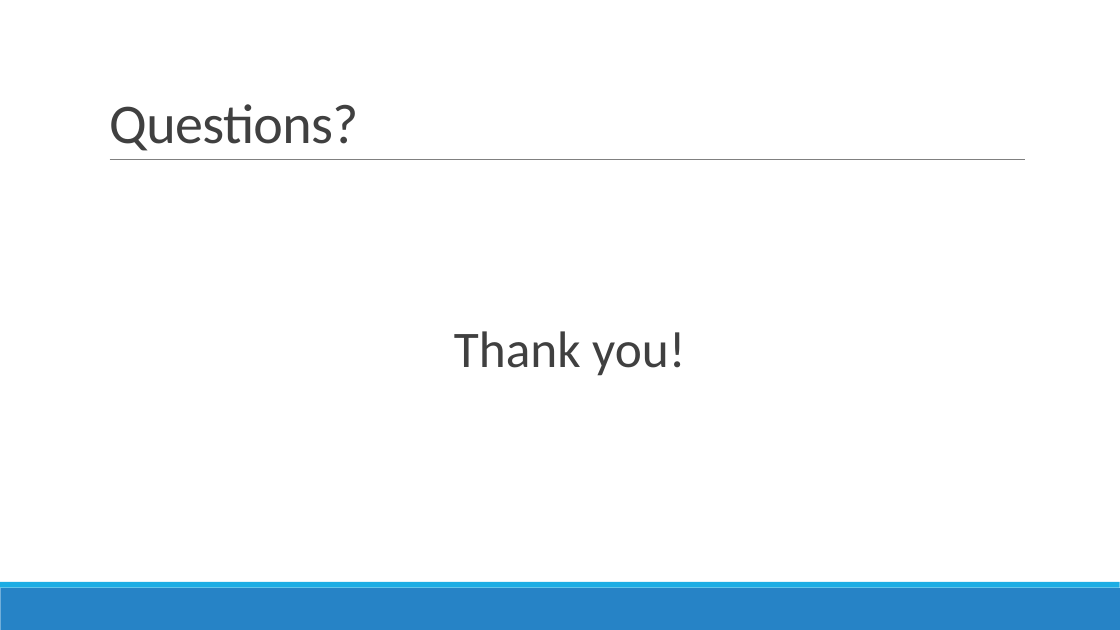
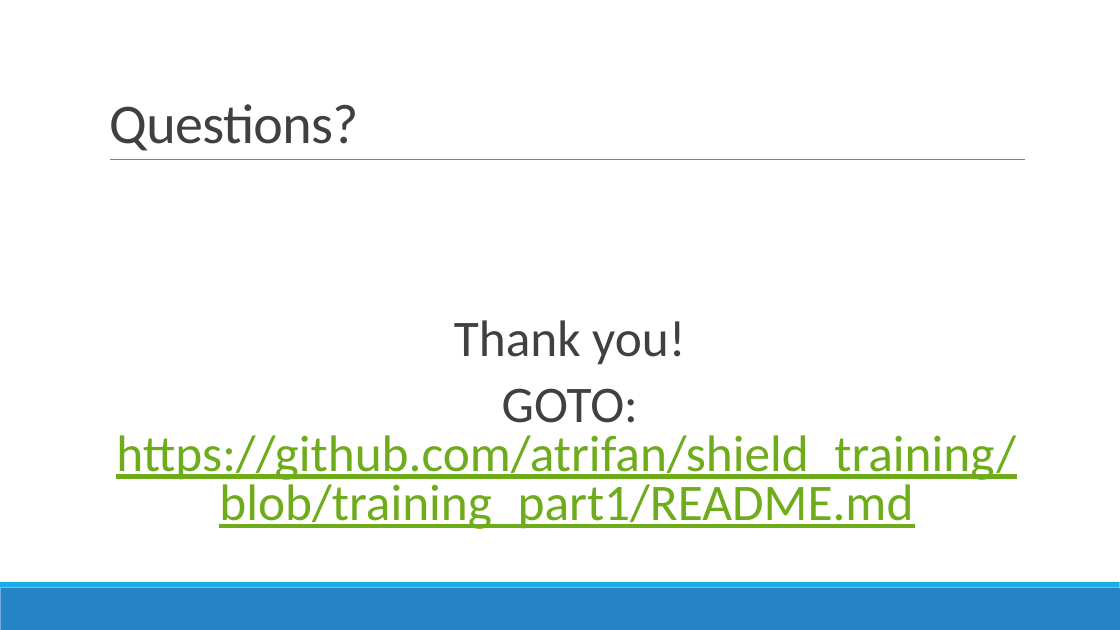
Before and after one commit to atrifan/shield_training, a slide deck: slide 37 of Java Training – Part 1.pptx. Drawn at 1120x630 pixels with LibreOffice and Linux fonts; fonts in the diff are those of the drawing. Boxes give left, top, right and bottom in pixels: in the first picture for what was removed or moved away, otherwise in the second. Text is boxed around its words. In the diff, an @@ line names an element or a change of style, - is before the commit and + after.

Commit message:
updated presentation

```diff
--- a/Java Training – Part 1.pptx
+++ b/Java Training – Part 1.pptx
@@ text at (454, 320, 685, 365): line spacing 0.9 to 0.8 @@
@@ text at (116, 388, 1016, 529): paragraph added @@
+  GOTO: https://github.com/atrifan/shield_training/blob/training_part1/README.md
```
